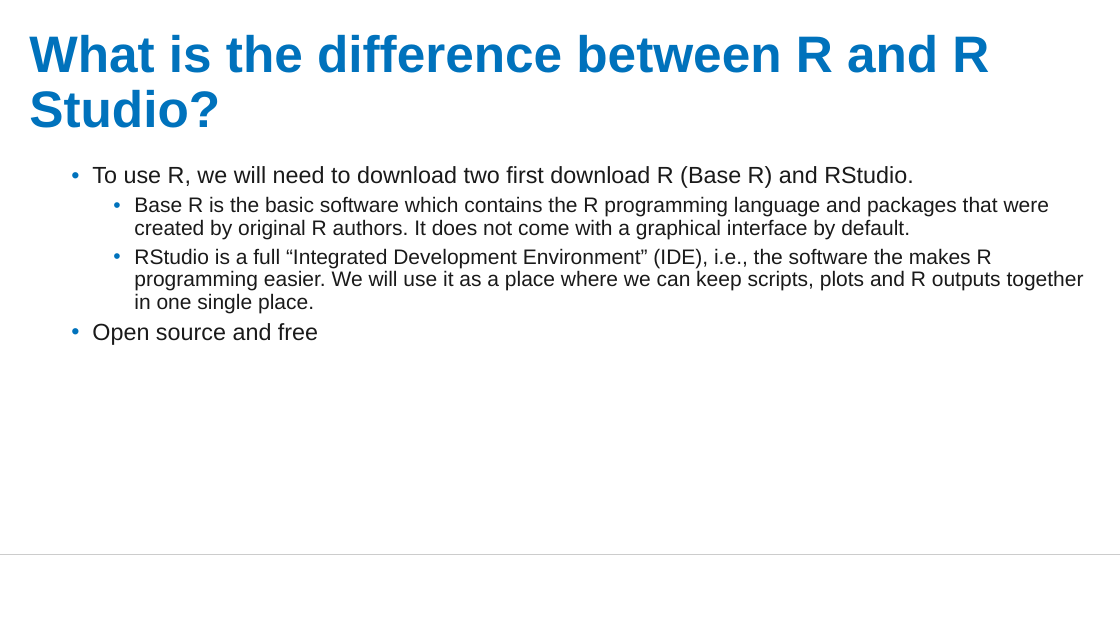
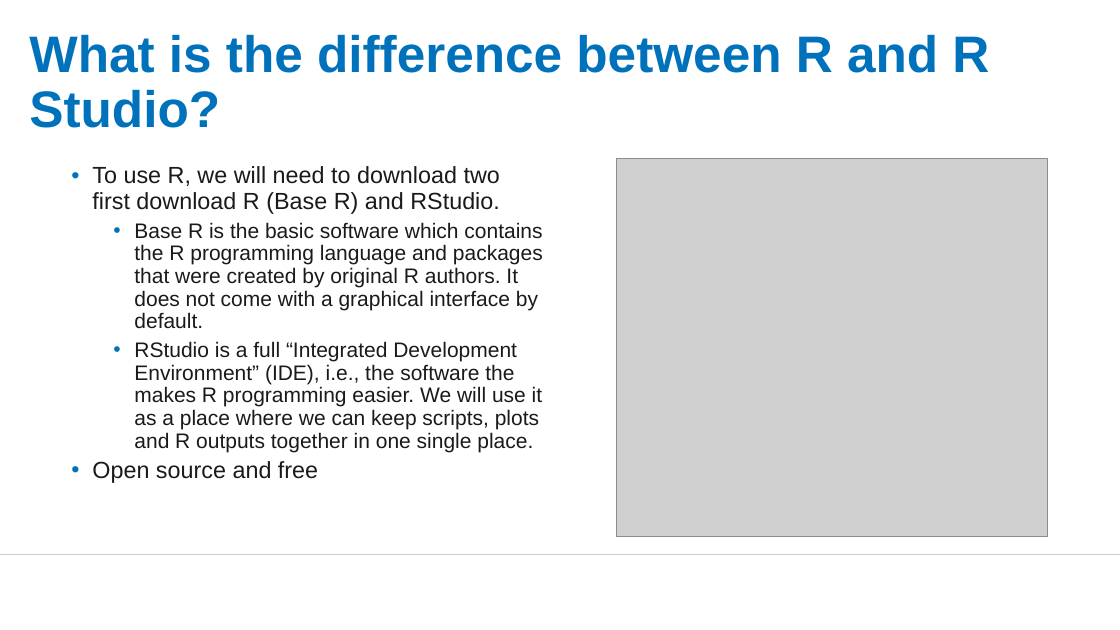
Before and after one commit to dickoa/panafrican-dima-r-training, a slide deck: slide 16 of intro/intro-presentation.pptx. Drawn at 1120x630 pixels with LibreOffice and Linux fonts; fonts in the diff are those of the drawing; grey boxes stand for pictures; background and template pictures are left out. Boxes give left, top, right and bottom in pixels: in the first picture for what was removed or moved away, otherwise in the second. Text is boxed around its words. In the diff, an @@ line names an element or a change of style, - is before the commit and + after.

```diff
--- a/intro/intro-presentation.pptx
+++ b/intro/intro-presentation.pptx
@@ text "To use R, we will ..." rewrapped from <box>92,166,1084,345</box> to <box>92,166,543,483</box> @@
@@ picture added at <box>616,159,1048,537</box> @@
```
Also in this commit, not shown: 7 other slides changed.
